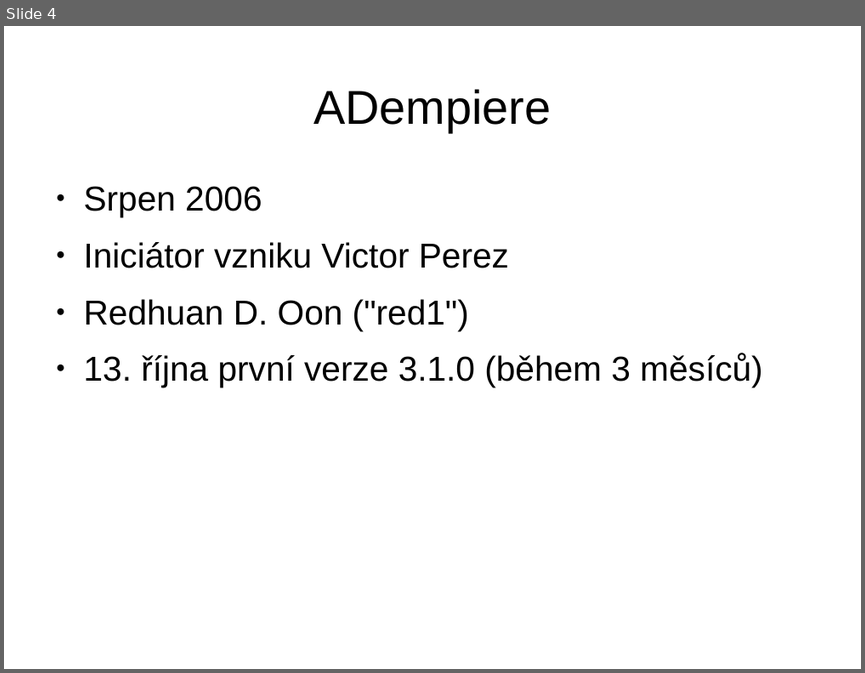
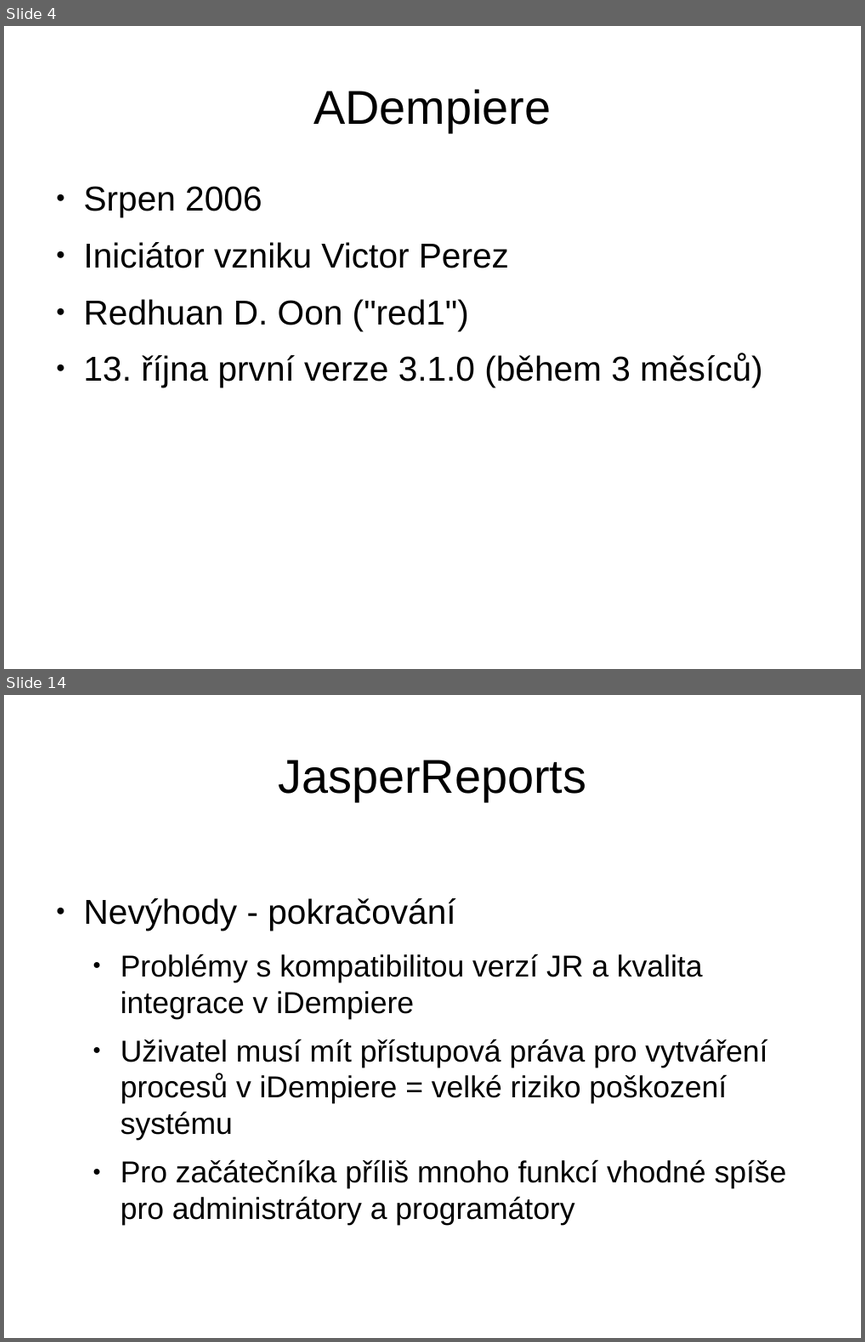
Before and after one commit to martin-vavrusak/mgr_statnice, a slide deck: !prezentace/vavrusak_WYSIVYG.odp. Shown one above the other, each under a label of ours: slide 4 before the commit, slides 4 and 14 after it; the slides between them are not shown. The pictures are 865x673 and 865x1342 pixels, drawn with LibreOffice and Linux fonts; fonts in the diff are those of the drawing. Boxes give left, top, right and bottom in pixels: in the first picture for what was removed or moved away, otherwise in the second. Text is boxed around its words. In the diff, an @@ line names an element or a change of style, - is before the commit and + after.

```diff
--- a/!prezentace/vavrusak_WYSIVYG.odp
+++ b/!prezentace/vavrusak_WYSIVYG.odp
@@ slide 14 added at (4,695,861,1338), background #FFFFFF @@
@@ title added at (278,760,586,801), 44 pt, text #000000 @@
+JasperReports
@@ text added at (84,898,787,1225), 28 pt, text #000000 @@
+● Nevýhody - pokračování
+  ● Problémy s kompatibilitou verzí JR a kvalita integrace v iDempiere
+  ● Uživatel musí mít přístupová práva pro vytváření procesů v iDempiere = velké riziko poškození systému
+  ● Pro začátečníka příliš mnoho funkcí vhodné spíše pro administrátory a programátory
```
Also in this commit, not shown: 13 slides changed, 20 other slides added, 29 other files.
